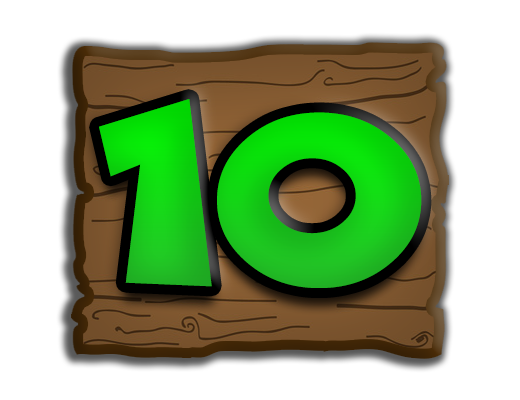
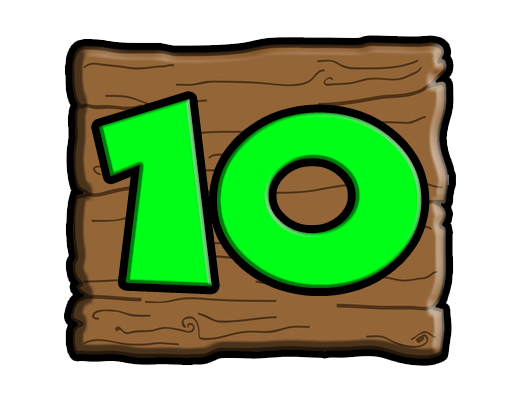
Revision of a layered 520 × 400 image; what changed, layer by layer:
painted on "10" over [99, 99, 422, 288]
